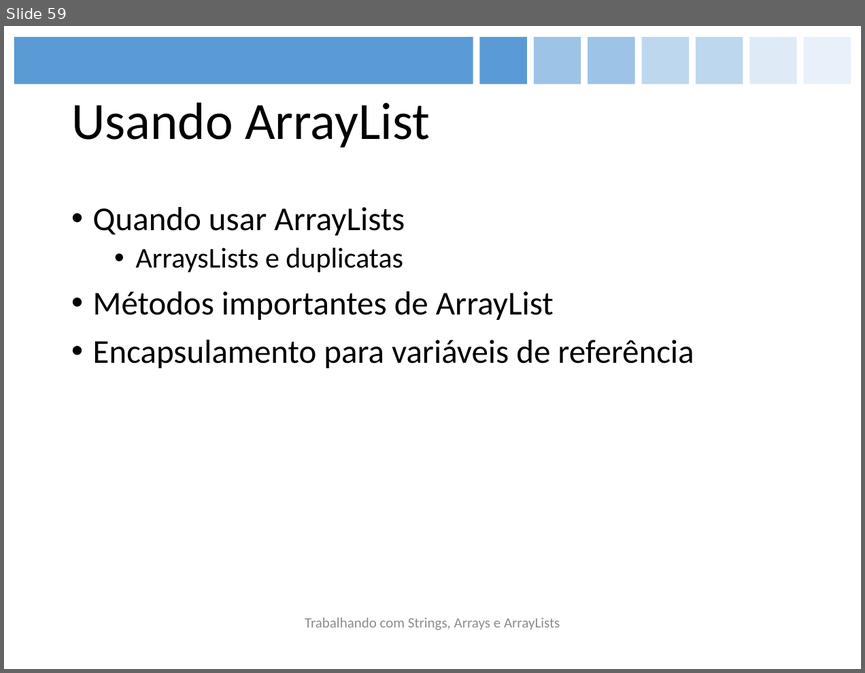
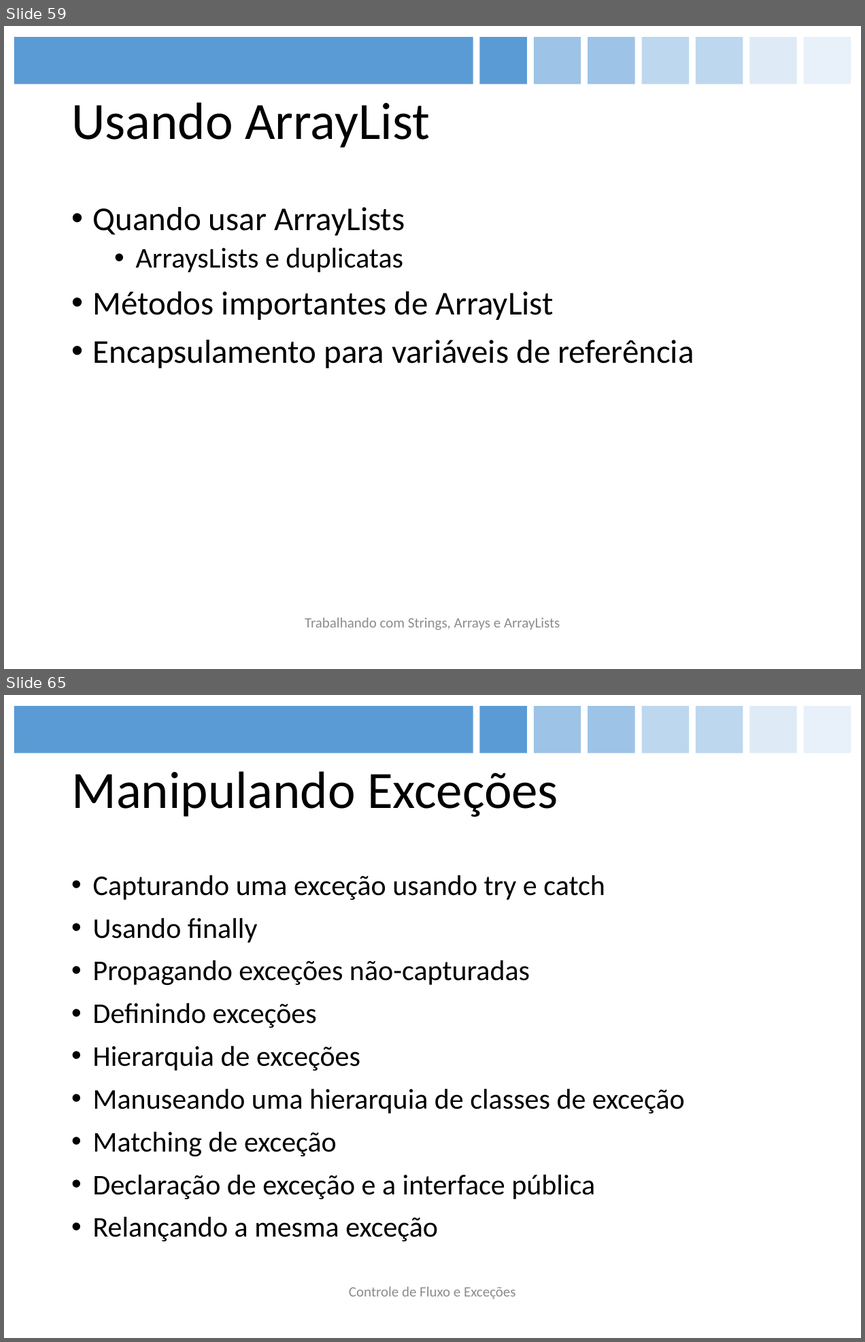
Before and after one commit to figueiredojrr/treinamentoJavaSeOcaAgosto, a slide deck: TreinamentoJavaSeOca/documentos/apresentação/OCA.pptx. Shown one above the other, each under a label of ours: slide 59 before the commit, slides 59 and 65 after it; the slides between them are not shown. The pictures are 865x673 and 865x1342 pixels, drawn with LibreOffice and Linux fonts; fonts in the diff are those of the drawing. Boxes give left, top, right and bottom in pixels: in the first picture for what was removed or moved away, otherwise in the second. Text is boxed around its words. In the diff, an @@ line names an element or a change of style, - is before the commit and + after.

```diff
--- a/TreinamentoJavaSeOca/documentos/apresentação/OCA.pptx
+++ b/TreinamentoJavaSeOca/documentos/apresentação/OCA.pptx
@@ slide 65 added at bbox=[4, 695, 861, 1338], background #FFFFFF; not listed: 8 template elements that a slide beside it also shows @@
@@ title added at bbox=[71, 771, 558, 817], 44 pt, text #000000 @@
+Manipulando Exceções
@@ text added at bbox=[93, 875, 685, 1241], 24 pt, text #000000 @@
+• Capturando uma exceção usando try e catch
+• Usando finally
+• Propagando exceções não-capturadas
+• Definindo exceções
+• Hierarquia de exceções
+• Manuseando uma hierarquia de classes de exceção
+• Matching de exceção
+• Declaração de exceção e a interface pública
+• Relançando a mesma exceção
@@ text added at bbox=[349, 1286, 516, 1299], 12 pt, text #8C8C8C @@
+Controle de Fluxo e Exceções
```
Also in this commit, not shown: 4 slides changed, 3 other slides added, 1 other file.
